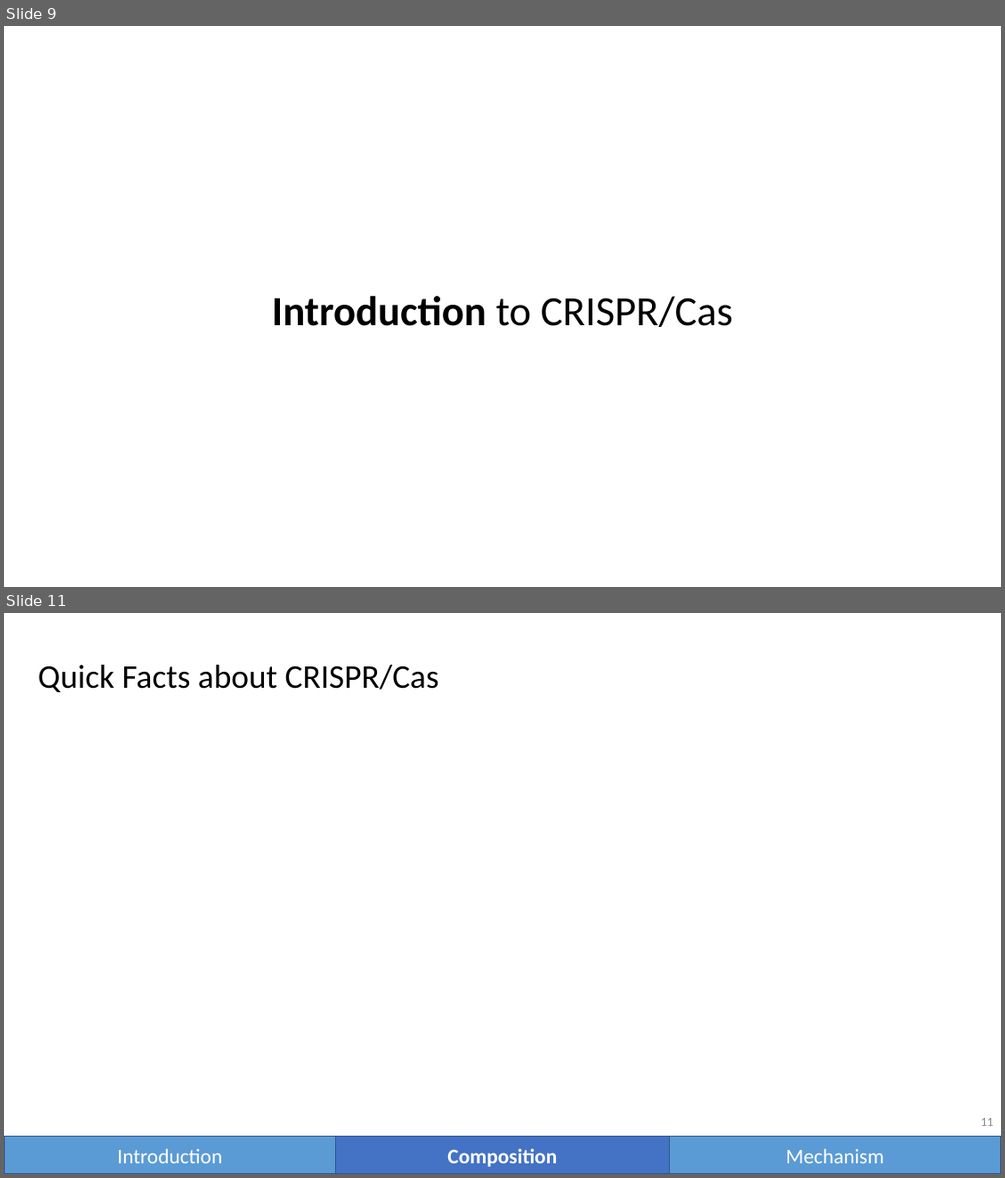
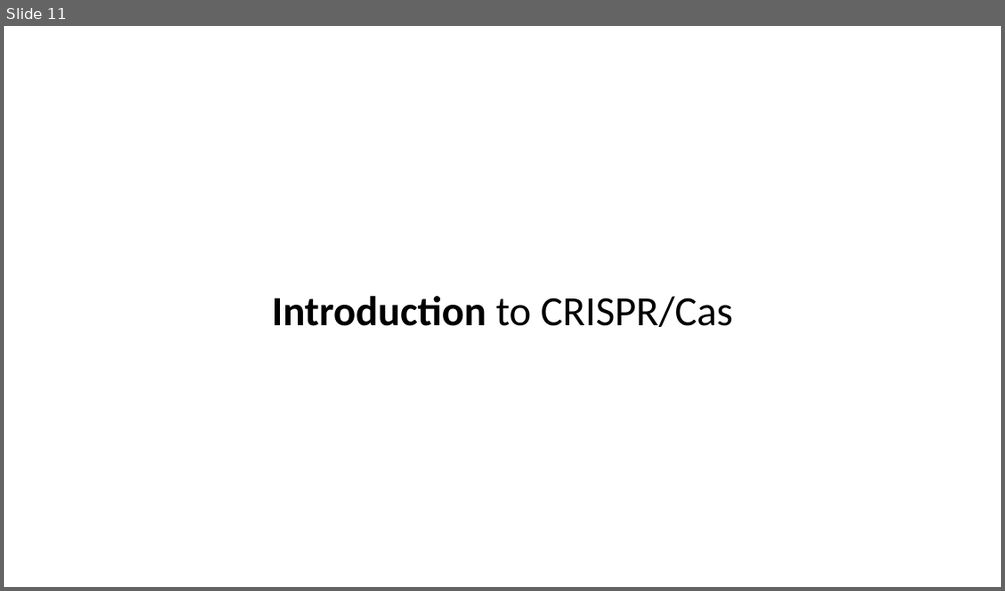
Before and after one commit to vwOvOwv/PKU-Undergraduate-Course, a slide deck: 遗传学(Genetics)/讨论课/Topic-3_遗传学技术/CRISPR-Cas.pptx. Shown one above the other, each under a label of ours: slides 9 and 11 before the commit, slide 11 after it; the slides between them are not shown. The pictures are 1005x1178 and 1005x591 pixels, drawn with LibreOffice and Linux fonts; fonts in the diff are those of the drawing. Boxes give left, top, right and bottom in pixels: in the first picture for what was removed or moved away, otherwise in the second. Text is boxed around its words. In the diff, an @@ line names an element or a change of style, - is before the commit and + after.

```diff
--- a/遗传学(Genetics)/讨论课/Topic-3_遗传学技术/CRISPR-Cas.pptx
+++ b/遗传学(Genetics)/讨论课/Topic-3_遗传学技术/CRISPR-Cas.pptx
@@ slide 11 removed at <box>4,613,1001,1174</box>, background #FFFFFF @@
@@ text removed at <box>38,665,439,692</box> @@
-Quick Facts about CRISPR/Cas
@@ page number removed at <box>980,1118,993,1126</box> @@
-11
@@ rectangle removed at <box>4,1135,336,1174</box> @@
-Introduction
@@ rectangle removed at <box>336,1135,670,1174</box> @@
-Composition
@@ rectangle removed at <box>670,1135,1001,1174</box> @@
-Mechanism
@@ what was slide 9 is now slide 11 @@
```
Also in this commit, not shown: 9 slides changed, 5 slides added, 1 other slide removed.
